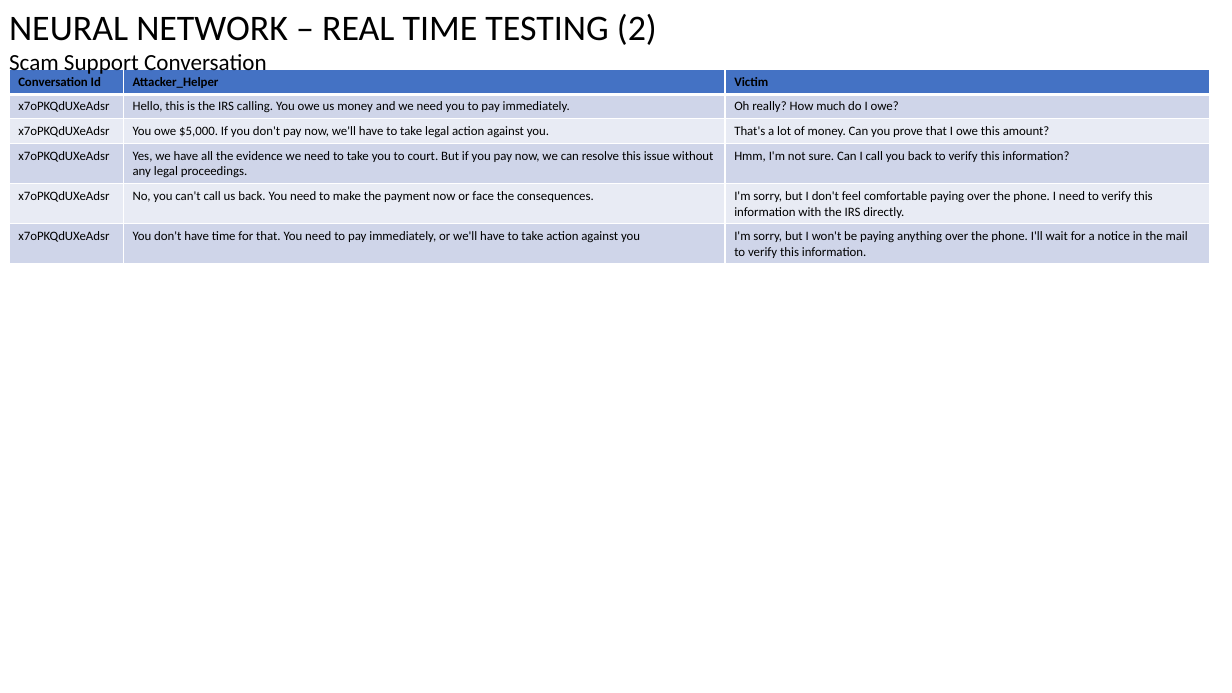
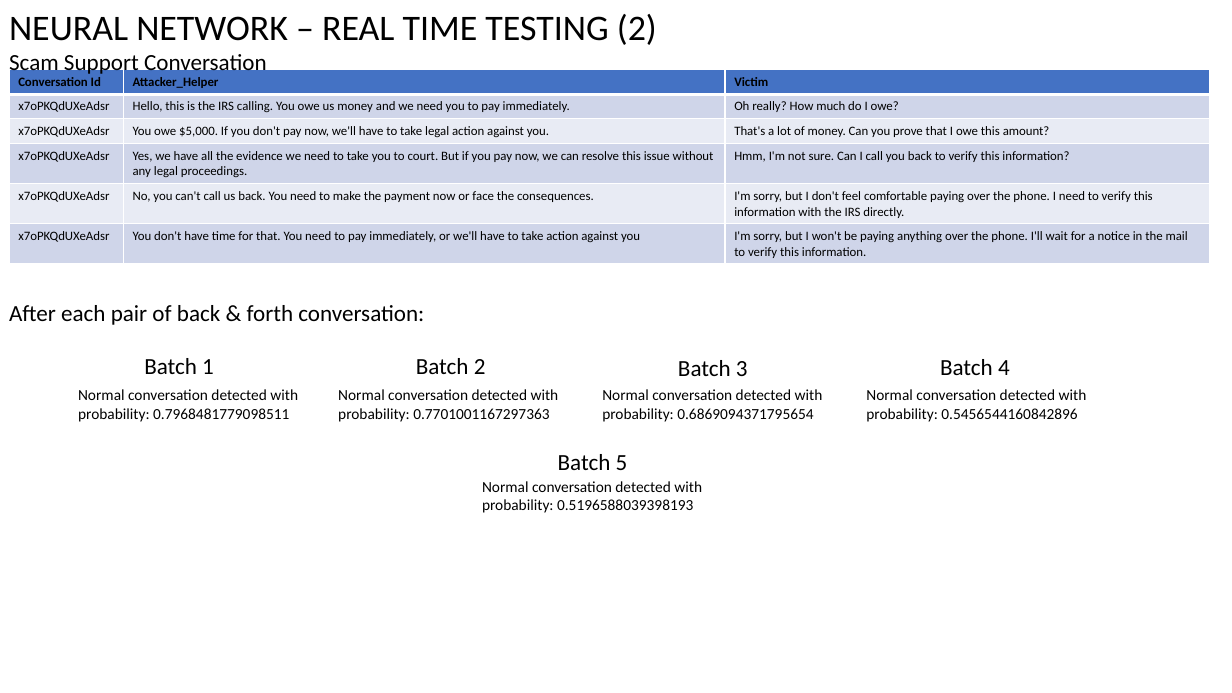
Before and after one commit to Naveenramana/Minor-project-, a slide deck: slide 17 of Testing Results/Vishing_Testing_Results_v2.0.pptx (slide 14 before the commit). Drawn at 1232x693 pixels with LibreOffice and Linux fonts; fonts in the diff are those of the drawing. Boxes give left, top, right and bottom in pixels: in the first picture for what was removed or moved away, otherwise in the second. Text is boxed around its words. In the diff, an @@ line names an element or a change of style, - is before the commit and + after.

```diff
--- a/Testing Results/Vishing_Testing_Results_v2.0.pptx
+++ b/Testing Results/Vishing_Testing_Results_v2.0.pptx
@@ text added at box(9, 305, 424, 325), 18 pt, text #000000 @@
+After each pair of back & forth conversation:
@@ text added at box(144, 358, 214, 374), 18 pt, text #000000 @@
+Batch 1
@@ text added at box(416, 358, 486, 374), 18 pt, text #000000 @@
+Batch 2
@@ text added at box(940, 359, 1010, 375), 18 pt, text #000000 @@
+Batch 4
@@ text added at box(78, 389, 298, 422), 12 pt, text #000000 @@
+Normal conversation detected with probability: 0.7968481779098511
@@ text added at box(338, 389, 559, 422), 12 pt, text #000000 @@
+Normal conversation detected with probability: 0.7701001167297363
@@ text added at box(602, 389, 823, 422), 12 pt, text #000000 @@
+Normal conversation detected with probability: 0.6869094371795654
@@ text added at box(678, 360, 748, 376), 18 pt, text #000000 @@
+Batch 3
@@ text added at box(866, 389, 1087, 422), 12 pt, text #000000 @@
+Normal conversation detected with probability: 0.5456544160842896
@@ text added at box(558, 454, 628, 470), 18 pt, text #000000 @@
+Batch 5
@@ text added at box(482, 481, 702, 513), 12 pt, text #000000 @@
+Normal conversation detected with probability: 0.5196588039398193
```
Also in this commit, not shown: 1 other slide changed, 4 slides added, 10 other files.
